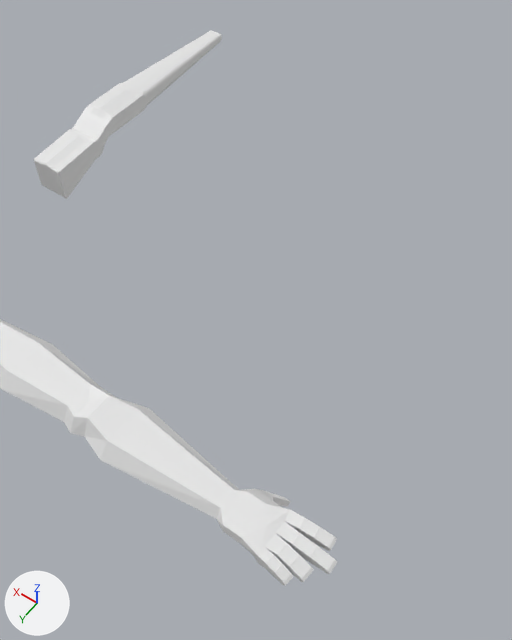
Renders of the Blender file Assets/Art/blend/arms_shotgun.blend from each side of a commit.
Both versions are drawn from a 50 mm camera at (-1.78, 0.62, 3.41) aimed at (-0.9, -0.62, 1.46). Every picture has the same lights, and +X, +Y and +Z are marked at lower left. The first picture is the older version.

Names of what the first picture shows: 'Arms', 'Barrel', 'Grip', 'Handle'.
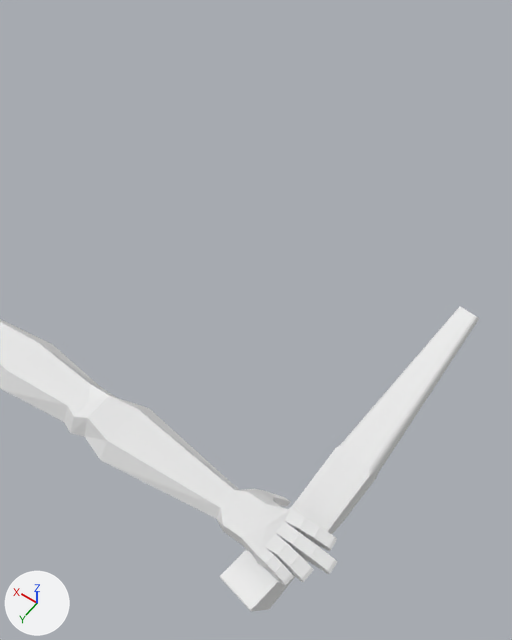
Changed parts and their boxes (x1, y1, x2, y2) in the pictures (512 x 640 px):
'Barrel', moved, turned
    before: (113, 30, 222, 114)
    after: (328, 306, 479, 488)
'Grip', moved, turned
    before: (34, 114, 109, 199)
    after: (220, 506, 320, 612)
'Handle', moved, turned
    before: (82, 88, 139, 136)
    after: (292, 459, 368, 534)

Edits to the bpy script that builds the scene:
```text
Change ob_barrel:
    ob_barrel.location: (0.004, -1.052, 1.74) -> (-1.472, -0.299, 1.564)
    ob_barrel.rotation_euler: (0.0, 0.0, -1.571) -> (-0.0993, -2.602, 1.421)  # degrees (0, 0, -90) -> degrees (-5.7, -149, 81)
Change ob_grip:
    ob_grip.location: (0.004, -1.052, 1.74) -> (-1.472, -0.299, 1.564)
    ob_grip.rotation_euler: (0.0, 0.0, -1.571) -> (-0.0993, -2.602, 1.421)  # degrees (0, 0, -90) -> degrees (-5.7, -149, 81)
Change ob_handle:
    ob_handle.location: (0.004, -1.052, 1.74) -> (-1.472, -0.299, 1.564)
    ob_handle.rotation_euler: (0.0, 0.0, -1.571) -> (-0.0993, -2.602, 1.421)  # degrees (0, 0, -90) -> degrees (-5.7, -149, 81)
```
